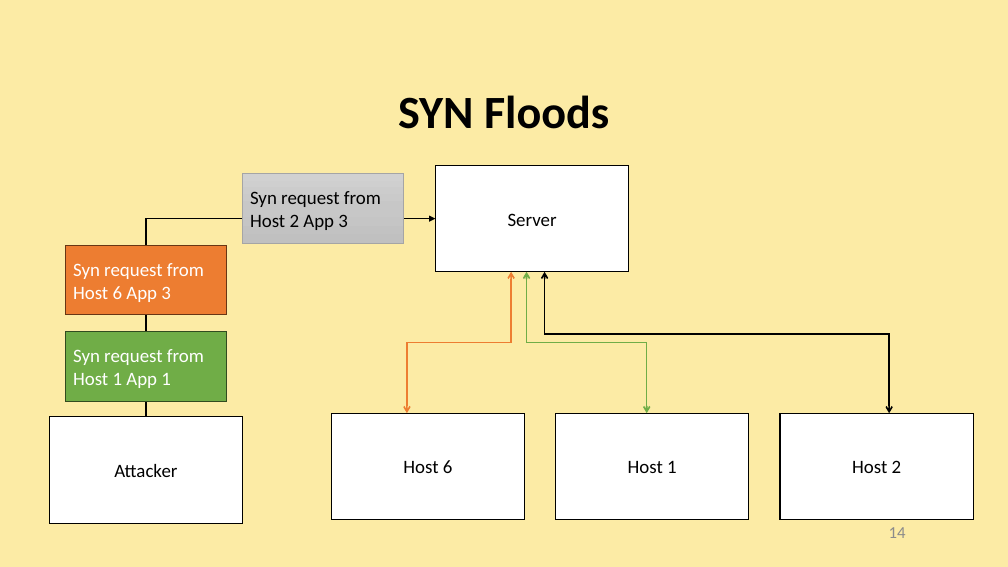
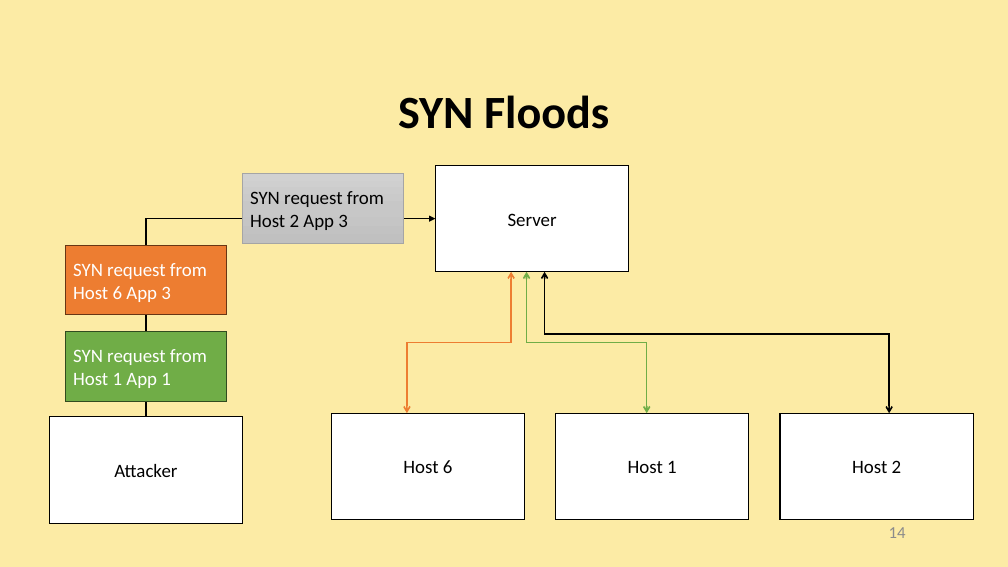
Before and after one commit to AliGhaffarian/university_thingies, a slide deck: slide 14 of research_and_presentation/Transport Layer, TCP and Floods/presentation_slides/Transport Layer, TCP and Floods.pptx. Drawn at 1008x567 pixels with LibreOffice and Linux fonts; fonts in the diff are those of the drawing. Boxes give left, top, right and bottom in pixels: in the first picture for what was removed or moved away, otherwise in the second. Text is boxed around its words. In the diff, an @@ line names an element or a change of style, - is before the commit and + after.

Commit message:
change in slides

```diff
--- a/research_and_presentation/Transport Layer, TCP and Floods/presentation_slides/Transport Layer, TCP and Floods.pptx
+++ b/research_and_presentation/Transport Layer, TCP and Floods/presentation_slides/Transport Layer, TCP and Floods.pptx
@@ text in rectangle at bbox=[250, 191, 384, 207]: text changed @@
-Syn request from
+SYN request from
@@ text in rectangle at bbox=[73, 263, 207, 279]: text changed @@
-Syn request from
+SYN request from
@@ text in rectangle at bbox=[73, 349, 207, 365]: text changed @@
-Syn request from
+SYN request from
```
Also in this commit, not shown: 6 other slides changed, 1 other file.
